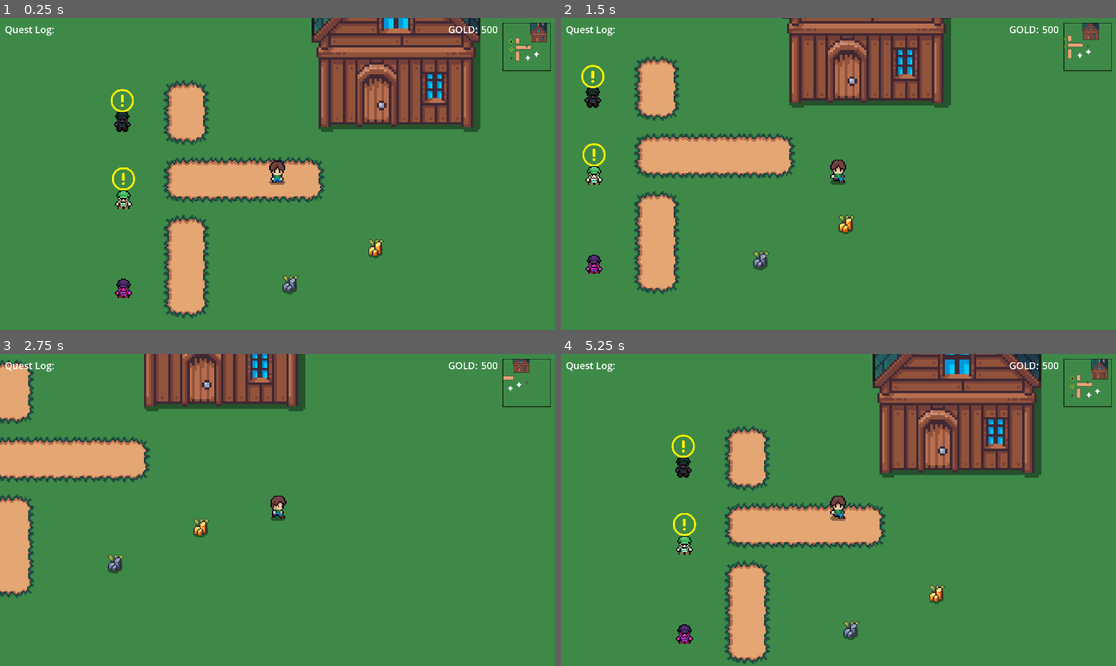
Above: before the commit, frames 1-4 (two rows, left to right).
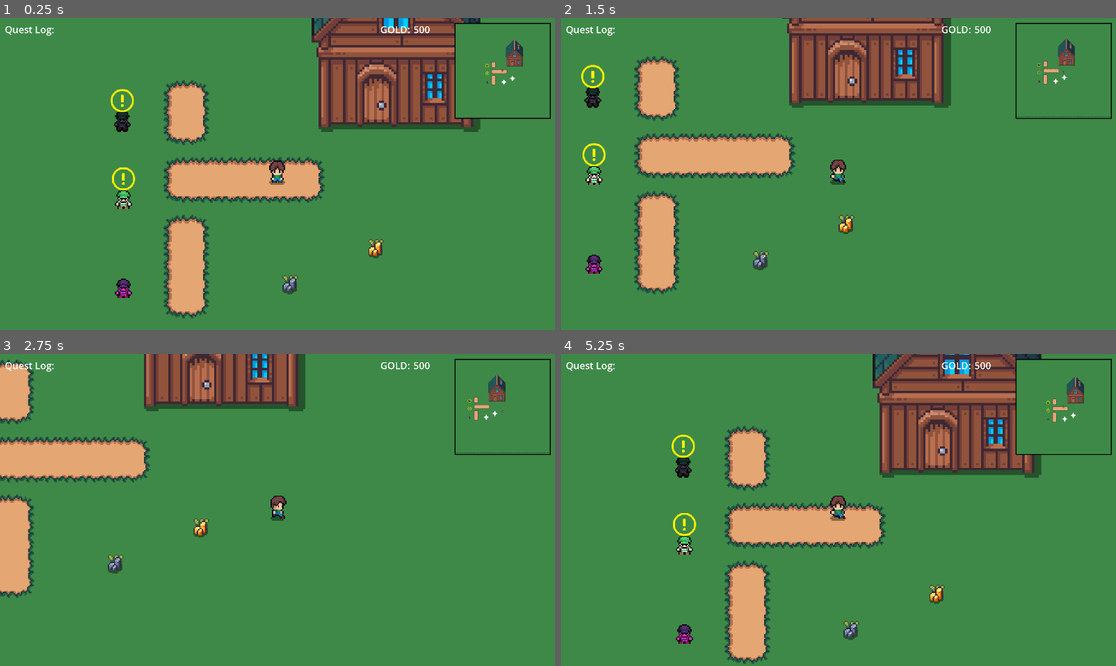
Above: after the commit, the same moments.

Repository: esasiela/hc-adventure-game
Game: Godot game, scene res://scenes/main.tscn
Same seed, same stepped clock (60 frames per second), same inputs: the game is played once before the commit and once after it.
Inputs (mouse positions are in pixels of both pictures, inside the frame that each line leads up to):
- Up to frame 1 (0.25 s): no input
- Up to frame 2 (1.5 s): tap Enter (ui_accept) at 0.5, 0.77 s; move the mouse to (960, 158) at 0.52 s; hold Right (right) 0.53-1.28 s; hold R (interact) 0.53-1.28 s; click (960, 158) at 0.67 s; move the mouse to (727, 189) at 1.27 s; hold Down (down) from 1.28 s (still down); tap R (interact) at 1.35 s
- Up to frame 3 (2.75 s): tap Enter (ui_accept) at 1.52 s; move the mouse to (333, 441) at 2.02 s; release Down (down) at 2.03 s; hold Right (right) from 2.03 s (still down); hold R (interact) from 2.03 s (still down)
- Up to frame 4 (5.25 s): move the mouse to (810, 572) at 2.77 s; release Right (right) at 2.78 s; release R (interact) at 2.78 s; hold Up (ui_up) 2.78-3.53 s; tap R (interact) at 2.85, 4.35 s; click (810, 572) at 2.92 s; tap Enter (ui_accept) at 3.02, 3.77, 4.52 s; move the mouse to (1005, 556) at 3.52 s; hold R (interact) 3.53-4.28 s; hold Left (left) 3.53-5.03 s; move the mouse to (672, 463) at 4.27 s; move the mouse to (866, 510) at 5.02 s; hold Down (down) from 5.03 s (still down); hold R (interact) from 5.03 s (still down); click (866, 510) at 5.17 s

The runs differ from the first frame. In frame 1, 2.5% of the frame differs, in the area x 68-100%, y 1-33%; in frame 2, 1.1%; in frame 3, 1.1%; in frame 4, 2.4%.

Commit message:
Tweak layout of gold overlay and minimap

Diff:
--- a/minimap/minimap.tscn
+++ b/minimap/minimap.tscn
@@ -13,7 +13,7 @@
 script = ExtResource("1_upoip")
 
 [node name="Frame" type="Panel" parent="." unique_id=1637236967]
-custom_minimum_size = Vector2(200, 200)
+custom_minimum_size = Vector2(400, 400)
 anchors_preset = -1
 anchor_left = 1.0
 anchor_right = 1.0
@@ -29,10 +29,10 @@
 anchor_bottom = 1.0
 grow_horizontal = 2
 grow_vertical = 2
-theme_override_constants/margin_left = 2
-theme_override_constants/margin_top = 2
-theme_override_constants/margin_right = 2
-theme_override_constants/margin_bottom = 2
+theme_override_constants/margin_left = 5
+theme_override_constants/margin_top = 5
+theme_override_constants/margin_right = 5
+theme_override_constants/margin_bottom = 5
 
 [node name="SubViewportContainer" type="SubViewportContainer" parent="Frame/MarginContainer" unique_id=1782493314]
 layout_mode = 2
@@ -40,7 +40,7 @@
 
 [node name="SubViewport" type="SubViewport" parent="Frame/MarginContainer/SubViewportContainer" unique_id=1460410164]
 handle_input_locally = false
-size = Vector2i(196, 196)
+size = Vector2i(390, 390)
 render_target_update_mode = 4
 
 [node name="MinimapCamera" type="Camera2D" parent="Frame/MarginContainer/SubViewportContainer/SubViewport" unique_id=242997331]
--- a/project.godot
+++ b/project.godot
@@ -27,6 +27,7 @@
 
 window/size/viewport_width=2304
 window/size/viewport_height=1296
+window/size/mode=2
 
 [global_group]
 
--- a/scenes/ui/gold_overlay.tscn
+++ b/scenes/ui/gold_overlay.tscn
@@ -11,7 +11,7 @@
 anchor_right = 1.0
 offset_left = -196.0
 offset_top = 20.0
-offset_right = -240.0
+offset_right = -440.0
 offset_bottom = 55.0
 grow_horizontal = 0
 
@@ -21,6 +21,7 @@
 text = "GOLD: "
 
 [node name="QuantityLabel" type="Label" parent="HBoxContainer" unique_id=1182496279]
+custom_minimum_size = Vector2(150, 0)
 layout_mode = 2
 theme_override_font_sizes/font_size = 40
 text = "0"
Not shown: 1 places in scenes/main.tscn that only renumber resources
